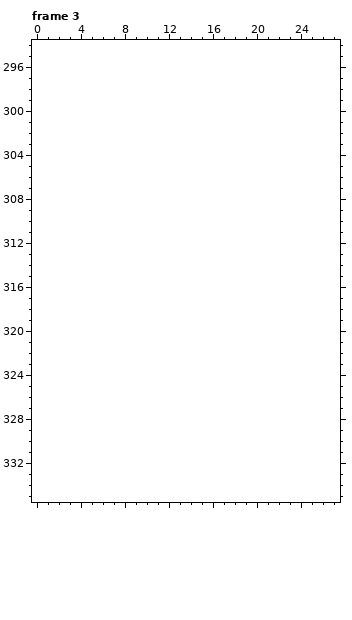
File history of a pixel-art file, Poop.ase. The first picture shows the starting point.
32x288 pixels, 4 frames. Colours within 5 levels of each other are drawn and written as one. Shown: frame 3: x 0..27, y 294..335. The old version is drawn lined up with the new one, on the new canvas. The commit also changed other frames or places, which this record leaves out.
After the commit:
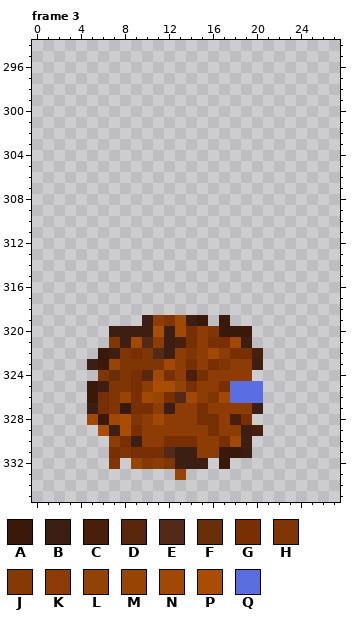
Palette (. is transparent): A #3a180a  B #3c1e12  C #491f0c  D #59270b  E #532a18  F #692f09  G #792f04  H #803505  J #863905  K #8d3c05  L #8f4306  M #974504  N #a04804  P #a84d03  Q #5b6ee1
From old to new:
canvas 32x288 -> 32x336
--- frame 3
@@ x 0..27 @@
 318 ............................
-319 ............................
-320 ............................
-321 ............................
-322 ............................
-323 ............................
-324 ............................
-325 ............................
-326 ............................
-327 ............................
-328 ............................
-329 ............................
-330 ............................
-331 ............................
-332 ............................
-333 ............................
+319 ..........BKHNBA.A..........
+320 .......BBBBPBNGKHAAA........
+321 .......HBNEKBCGKGGNB........
+322 ......ABHGHEBKHKNKGGC.......
+323 .....BAMHHHHNKGKGHKKB.......
+324 ......HFHGDNGKCGKKKK........
+325 .....ABHHGKPPLGKKGQQQ.......
+326 .....AGHMGNMGENKHNQQQ.......
+327 .....BGHAGGKBKKGKKKKB.......
+328 .....NANPHKNKKKGGKCG........
+329 ......PBPGKKKKKKGKKBC.......
+330 .......KGBKKGGGKKGNB........
+331 .......GHGGGEBBKKAAB........
+332 .......H.MJKHBBB.A..........
+333 .............M..............
 334 ............................
Pixel boxes of the changes (left, top, right, bottom) in both pictures:
added: (87, 315, 263, 480)
